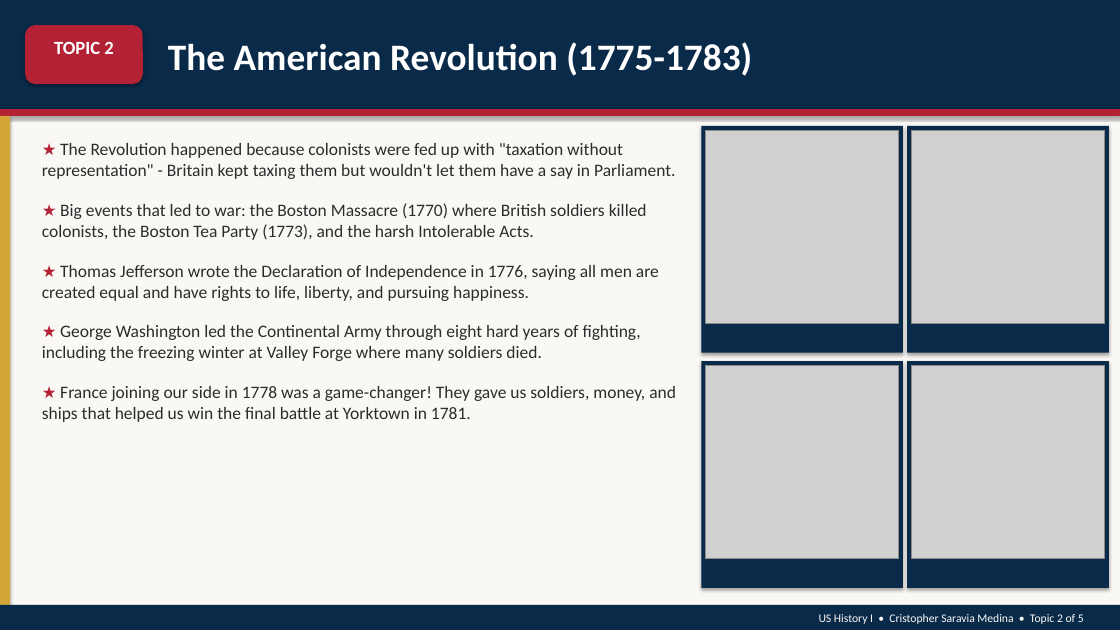
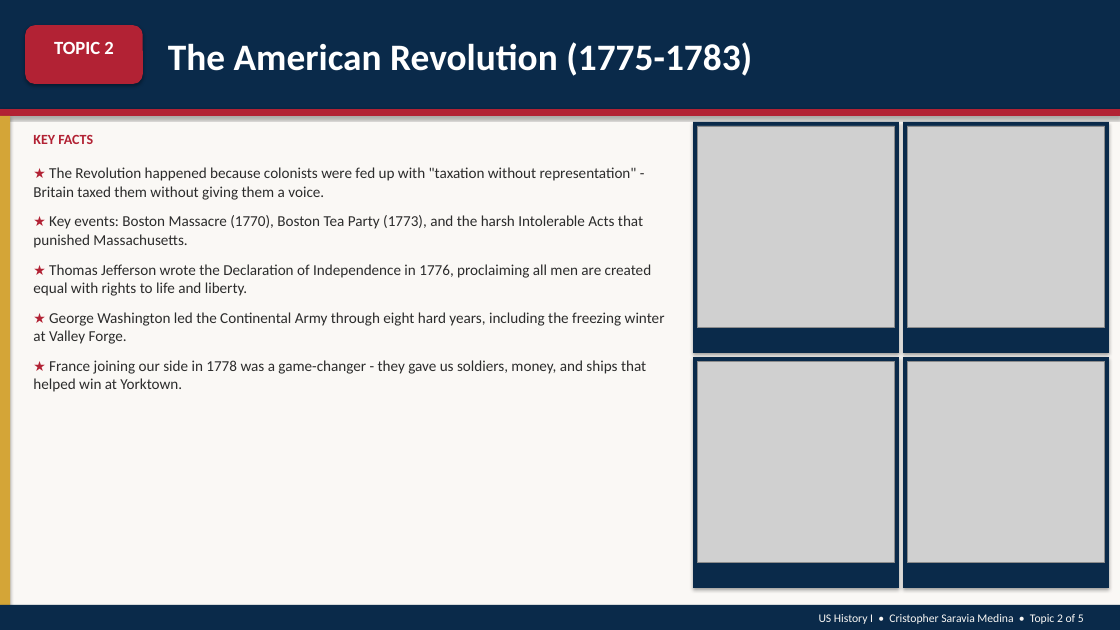
Before and after one commit to Damnbebo/nextsett, a slide deck: slide 4 of US_History_Final_Project_Cristopher_Saravia_Medina.pptx (slide 3 before the commit). Drawn at 1120x630 pixels with LibreOffice and Linux fonts; fonts in the diff are those of the drawing; grey boxes stand for pictures. Boxes give left, top, right and bottom in pixels: in the first picture for what was removed or moved away, otherwise in the second. Text is boxed around its words. In the diff, an @@ line names an element or a change of style, - is before the commit and + after.

```diff
--- a/US_History_Final_Project_Cristopher_Saravia_Medina.pptx
+++ b/US_History_Final_Project_Cristopher_Saravia_Medina.pptx
@@ text added at (33, 135, 93, 144), 12 pt, text #B22234, bold @@
+KEY FACTS
@@ rectangle: place and size @@
-rectangle at (702, 126, 903, 353)
+rectangle at (693, 122, 899, 353)
@@ picture: place and size @@
-picture at (706, 130, 899, 323)
+picture at (697, 126, 895, 328)
@@ rectangle: place and size @@
-rectangle at (907, 126, 1109, 353)
+rectangle at (903, 122, 1109, 353)
@@ picture: place and size @@
-picture at (912, 130, 1105, 323)
+picture at (907, 126, 1105, 328)
@@ text at (33, 167, 665, 392): text changed; size 15 to 13 pt @@
-★ The Revolution happened because colonists were fed up with "taxation without representation" - Britain kept taxing them but wouldn't let them have a say in Parliament.
-★ Big events that led to war: the Boston Massacre (1770) where British soldiers killed colonists, the Boston Tea Party (1773), and the harsh Intolerable Acts.
-★ Thomas Jefferson wrote the Declaration of Independence in 1776, saying all men are created equal and have rights to life, liberty, and pursuing happiness.
-★ George Washington led the Continental Army through eight hard years of fighting, including the freezing winter at Valley Forge where many soldiers died.
-★ France joining our side in 1778 was a game-changer! They gave us soldiers, money, and ships that helped us win the final battle at Yorktown in 1781.
+★ The Revolution happened because colonists were fed up with "taxation without representation" - Britain taxed them without giving them a voice.
+★ Key events: Boston Massacre (1770), Boston Tea Party (1773), and the harsh Intolerable Acts that punished Massachusetts.
+★ Thomas Jefferson wrote the Declaration of Independence in 1776, proclaiming all men are created equal with rights to life and liberty.
+★ George Washington led the Continental Army through eight hard years, including the freezing winter at Valley Forge.
+★ France joining our side in 1778 was a game-changer - they gave us soldiers, money, and ships that helped win at Yorktown.
@@ rectangle: place and size @@
-rectangle at (702, 361, 903, 588)
+rectangle at (693, 357, 899, 588)
@@ rectangle: place and size @@
-rectangle at (907, 361, 1109, 588)
+rectangle at (903, 357, 1109, 588)
@@ picture: place and size @@
-picture at (706, 365, 899, 559)
+picture at (697, 361, 895, 563)
@@ picture: place and size @@
-picture at (912, 365, 1105, 559)
+picture at (907, 361, 1105, 563)
```
Also in this commit, not shown: 5 other slides changed, 5 slides added, 1 other file.
